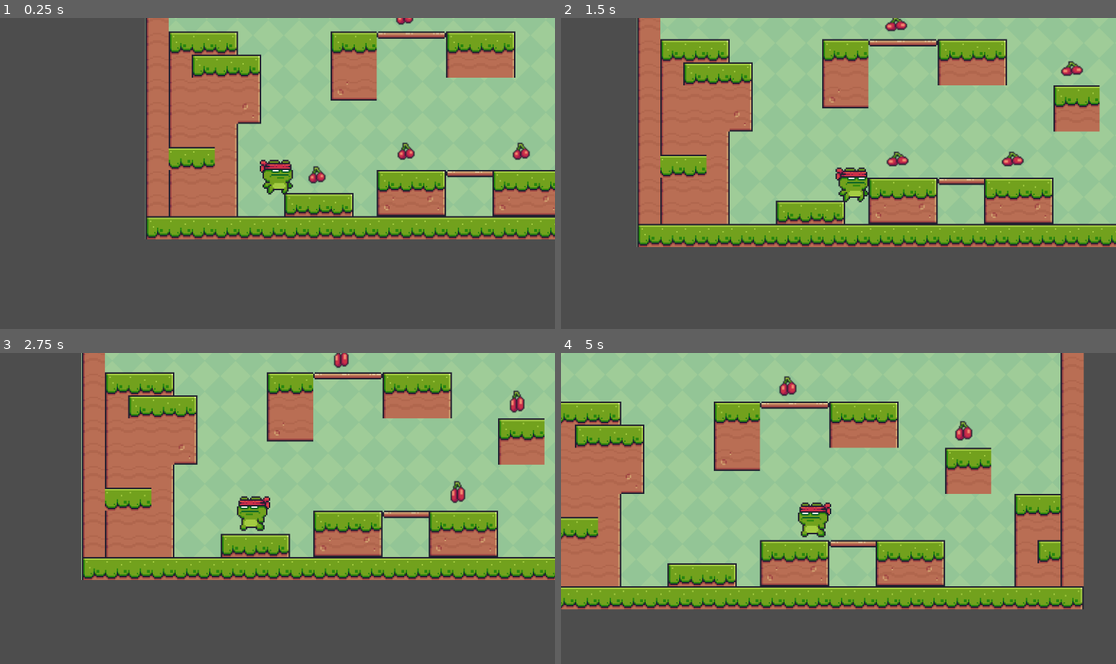
Above: before the commit, frames 1-4 (two rows, left to right).
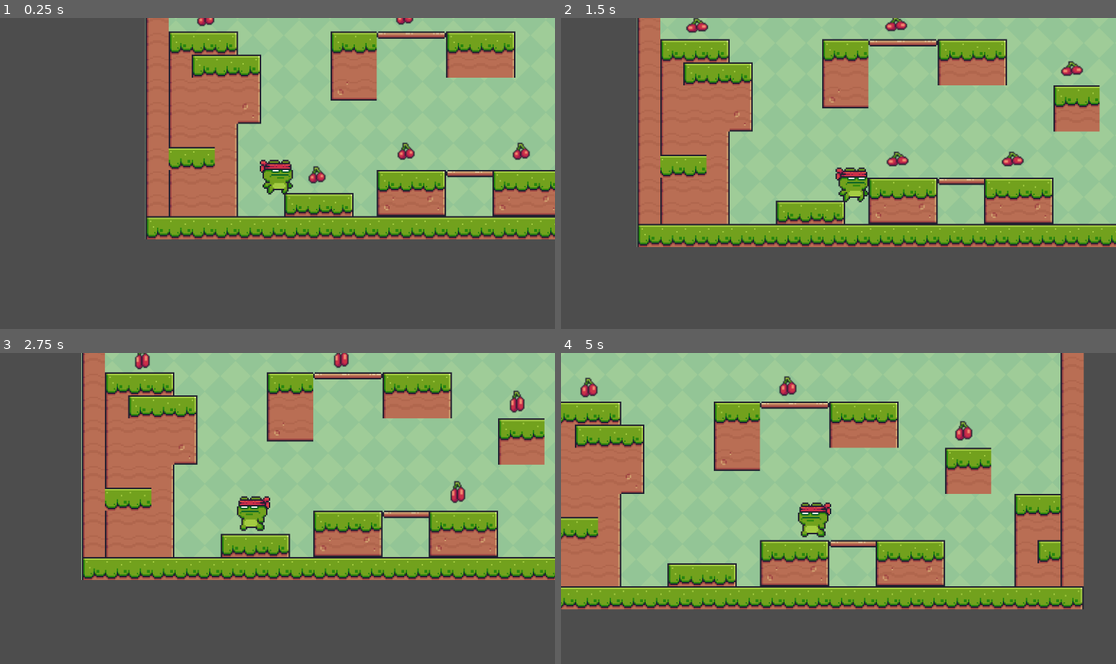
Above: after the commit, the same moments.

Repository: Eashana0104/2d-platformer-game
Game: Godot game, scene res://scenes/main.tscn
Same seed, same stepped clock (60 frames per second), same inputs: the game is played once before the commit and once after it.
Inputs:
- Up to frame 1 (0.25 s): no input
- Up to frame 2 (1.5 s): tap Enter (ui_accept) at 0.5, 0.77 s; hold Right (ui_right) from 0.53 s (still down)
- Up to frame 3 (2.75 s): tap Enter (ui_accept) at 1.52 s; release Right (ui_right) at 2.03 s; hold Left (ui_left) from 2.03 s (still down)
- Up to frame 4 (5 s): release Left (ui_left) at 2.78 s; hold Right (ui_right) 2.78-4.28 s; tap Enter (ui_accept) at 3.02, 3.77, 4.52 s; hold Left (ui_left) from 4.28 s (still down)

The runs differ from the first frame. In frame 1, less than 0.1% of the frame differs, in the area x 35-39%, y 0-3%; in frame 2, 0.1%; in frame 3, 0.1%; in frame 4, 0.1%, in the area x 3-7%, y 7-15%.

Commit message:
Add condition for collision with collectables

Diff:
--- a/scenes/collectable.gd
+++ b/scenes/collectable.gd
@@ -3,4 +3,5 @@
 
 
 func _on_body_entered(body: Node2D) -> void:
-	queue_free()
+	if (body.name == "CharacterBody2D"):
+		queue_free()
